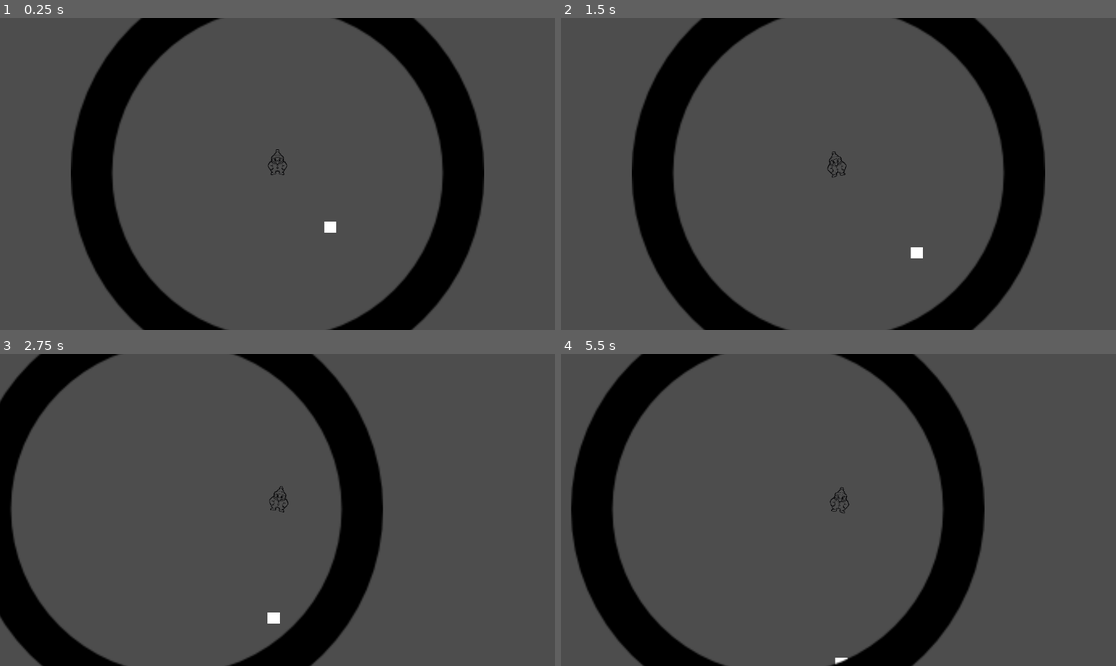
Above: before the commit, frames 1-4 (two rows, left to right).
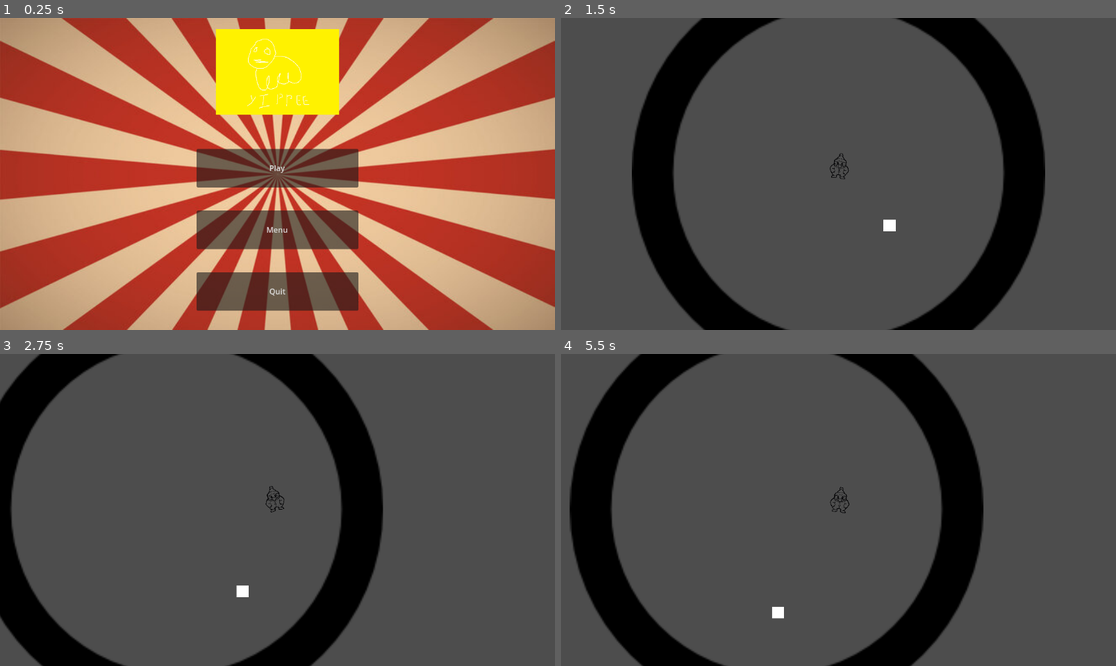
Above: after the commit, the same moments.

Repository: Belphonz/GlobalGameJam2024
Game: Godot game, scene res://scenes/Menu.tscn
Two runs of this game, one before a commit and one after it. Both use one fixed random seed, a clock stepped at 60 frames per second and the inputs below. Before the commit the project starts from res://scenes/MainScene.tscn.
Inputs (mouse positions are in pixels of both pictures, inside the frame that each line leads up to):
- Up to frame 1 (0.25 s): no input
- Up to frame 2 (1.5 s): click (838, 230) at 0.5 s, where only the run after the commit has a clickable "Menu"; click (838, 167) at 1.25 s, where only the run after the commit has a clickable "Play"
- Up to frame 3 (2.75 s): move the mouse to (399, 494) at 2.02 s; hold D (move_right) from 2.03 s (still down)
- Up to frame 4 (5.5 s): move the mouse to (727, 525) at 2.77 s; release D (move_right) at 2.78 s; hold S (move_down) 2.78-3.53 s; move the mouse to (894, 441) at 3.52 s; hold D (move_right) 3.53-4.28 s; move the mouse to (810, 572) at 4.27 s; hold W (move_up) 4.28-5.03 s; move the mouse to (1005, 556) at 5.02 s; hold A (move_left) from 5.03 s (still down)

The runs differ from the first frame. In frame 1, 100% of the frame differs, in the area x 0-100%, y 0-100%; in frame 2, 0.3%; in frame 3, 0.3%; in frame 4, 1.3%.

Commit message:
Menu and music for it done

Diff:
--- /dev/null
+++ b/Menu.gd
@@ -0,0 +1,13 @@
+extends Node2D
+
+
+func _on_controls_pressed():
+	pass # Replace with function body.
+
+
+func _on_start_button_pressed():
+	get_tree().change_scene_to_file("res://scenes/MainScene.tscn")
+
+
+func _on_quit_button_pressed():
+	get_tree().quit()
--- a/elements/player.tscn
+++ b/elements/player.tscn
@@ -5,18 +5,21 @@
 [ext_resource type="Texture2D" uid="uid://eo1fi6tj10li" path="res://assets/gfx/PlayerSpriteTEMP.png" id="2_744xh"]
 
 [sub_resource type="CapsuleShape2D" id="CapsuleShape2D_uvbos"]
-radius = 7.0
-height = 18.2005
+radius = 6.06683
+height = 17.1893
 
 [node name="Player" type="CharacterBody2D"]
 scale = Vector2(1.97797, 1.97797)
 script = ExtResource("1_anuxd")
+BOUNCEPOWER = 0.8
+DEGREES = 12
+BOUNCEY = 0.3
 
 [node name="PlayerSprite" type="Sprite2D" parent="."]
-position = Vector2(0, -1.51671)
+position = Vector2(0, -1.01114)
 scale = Vector2(0.0105119, 0.0107214)
 texture = ExtResource("2_71bxx")
-offset = Vector2(4.85879, -808.277)
+offset = Vector2(4.85879, -855.432)
 
 [node name="Camera2D" type="Camera2D" parent="."]
 
@@ -30,8 +33,8 @@
 [node name="PlayerSprite2" type="Sprite2D" parent="PlayerCollider"]
 visible = false
 modulate = Color(0.568627, 0, 0.509804, 1)
-position = Vector2(-0.665385, 9.44534)
-scale = Vector2(0.0533333, 0.0675)
+position = Vector2(-0.66827, 8.90068)
+scale = Vector2(0.0539273, 0.0675)
 texture = ExtResource("2_744xh")
 offset = Vector2(4.85879, -110.301)
 
--- a/project.godot
+++ b/project.godot
@@ -11,7 +11,7 @@
 [application]
 
 config/name="GlobalGameJam"
-run/main_scene="res://scenes/MainScene.tscn"
+run/main_scene="res://scenes/Menu.tscn"
 config/features=PackedStringArray("4.2", "Forward Plus")
 config/icon="res://icon.svg"
 
--- a/scenes/MainScene.tscn
+++ b/scenes/MainScene.tscn
@@ -8,6 +8,8 @@
 
 [node name="Player" parent="." instance=ExtResource("2_rnxx0")]
 scale = Vector2(2.9415, 2.9415)
+DEGREES = 20
+BOUNCEHEIGHT = 2.0
 
 [node name="EnemyManager" parent="." instance=ExtResource("3_i7k7l")]
 
--- /dev/null
+++ b/scenes/Menu.tscn
@@ -0,0 +1,51 @@
+[gd_scene load_steps=5 format=3 uid="uid://bc7ka0053noyb"]
+
+[ext_resource type="Script" path="res://Menu.gd" id="1_w72gw"]
+[ext_resource type="Texture2D" uid="uid://5b715nokfi38" path="res://assets/gfx/BGMenuTEMP.jpg" id="2_mra1w"]
+[ext_resource type="Texture2D" uid="uid://c0la3jc5omihc" path="res://assets/gfx/TitleLogoTEMP.png" id="3_hvxcm"]
+[ext_resource type="AudioStream" uid="uid://c3tijyvbg4uo4" path="res://assets/sfx/Main_Menu_Theme.wav" id="4_put7u"]
+
+[node name="Menu" type="Node2D"]
+script = ExtResource("1_w72gw")
+
+[node name="BG" type="Sprite2D" parent="."]
+position = Vector2(576, 324)
+scale = Vector2(1.74545, 1.8)
+texture = ExtResource("2_mra1w")
+
+[node name="Controls" type="Button" parent="."]
+offset_left = 408.0
+offset_top = 400.0
+offset_right = 744.0
+offset_bottom = 480.0
+text = "Menu
+"
+
+[node name="StartButton" type="Button" parent="."]
+offset_left = 408.0
+offset_top = 272.0
+offset_right = 744.0
+offset_bottom = 352.0
+text = "Play
+"
+
+[node name="QuitButton" type="Button" parent="."]
+offset_left = 408.0
+offset_top = 528.0
+offset_right = 744.0
+offset_bottom = 608.0
+text = "Quit
+"
+
+[node name="Title" type="Sprite2D" parent="."]
+position = Vector2(576, 112)
+scale = Vector2(0.274691, 0.274691)
+texture = ExtResource("3_hvxcm")
+
+[node name="AudioStreamPlayer2D" type="AudioStreamPlayer2D" parent="."]
+stream = ExtResource("4_put7u")
+autoplay = true
+
+[connection signal="pressed" from="Controls" to="." method="_on_controls_pressed"]
+[connection signal="pressed" from="StartButton" to="." method="_on_start_button_pressed"]
+[connection signal="pressed" from="QuitButton" to="." method="_on_quit_button_pressed"]
--- a/scripts/player/CharacterController.gd
+++ b/scripts/player/CharacterController.gd
@@ -6,7 +6,7 @@
 @export var BULLET_SPEED = 400.0
 @export var FIRERATE = 0.2
 var move_direction
-@export var BOUNCEPOWER = 2
+@export var BOUNCEPOWER = 1.5
 @export var DEGREES = 15
 @export var BOUNCEHEIGHT = 1.5
 @export var BOUNCEY = 0.4
@@ -23,14 +23,12 @@
 	# rotates only sprite and flips if over the limit
 	sprite.rotate(BOUNCEPOWER * (PI/180))
 	if sprite.rotation_degrees >= DEGREES or sprite.rotation_degrees <= -DEGREES:
-		print("flip")
 		BOUNCEPOWER = BOUNCEPOWER * -1
 		rotate(BOUNCEPOWER * (PI/180))
 	sprite.move_local_y(BOUNCEY, false)
 	if sprite.position.y >= BOUNCEHEIGHT or sprite.position.y <= -BOUNCEHEIGHT:
 		BOUNCEY = BOUNCEY * -1
 		sprite.move_local_y(BOUNCEY, false)
-	print(sprite.position)
 
 	#look_at(Pivot.position)
 
Binary file added: assets/gfx/BGMenuTEMP.jpg
Not shown, added: assets/gfx/BGMenuTEMP.jpg.import
Binary file added: assets/gfx/TitleLogoTEMP.png
Not shown, added: assets/gfx/TitleLogoTEMP.png.import
Not shown, added: assets/sfx/Main_Menu_Theme.wav.import
Not shown: 1 places in scenes/MainScene.tscn that only renumber resources
Not shown: 1 places in scenes/Stage.tscn that only renumber resources
Not shown, added: assets/sfx/Main_Menu_Theme.wav
